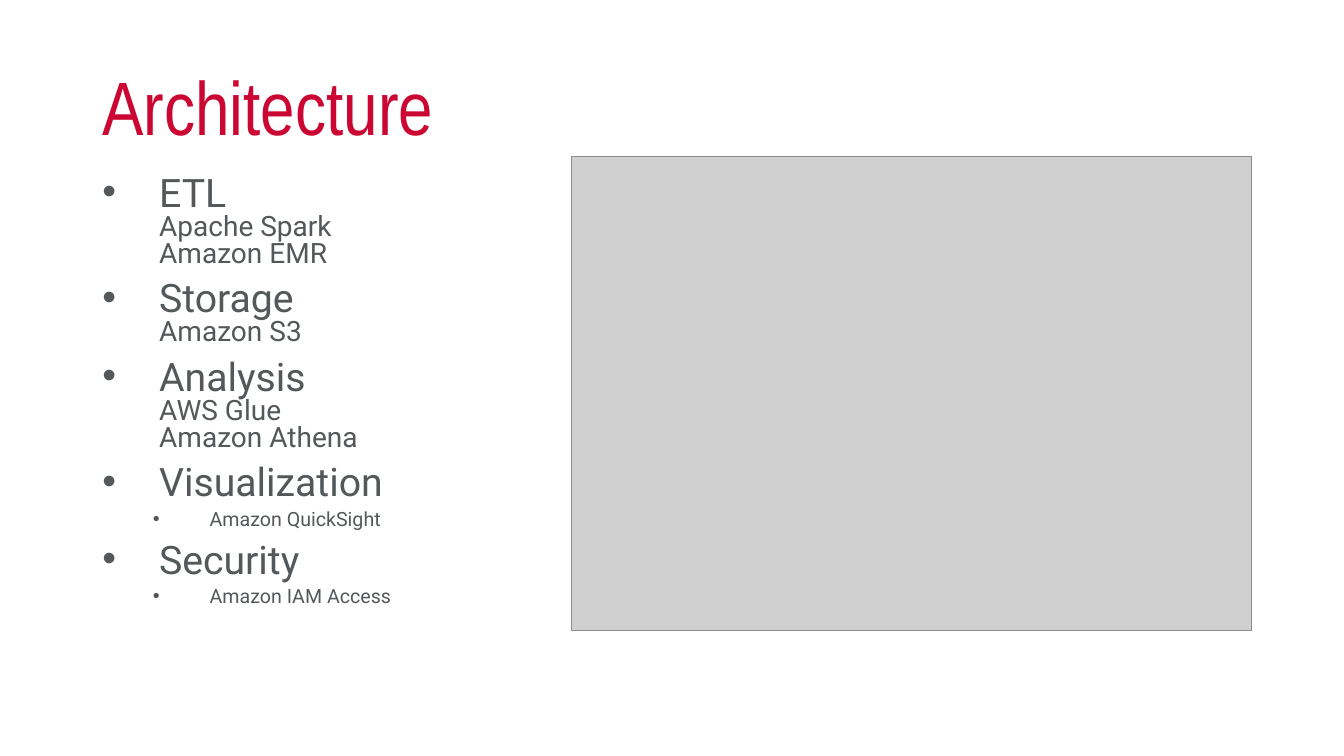
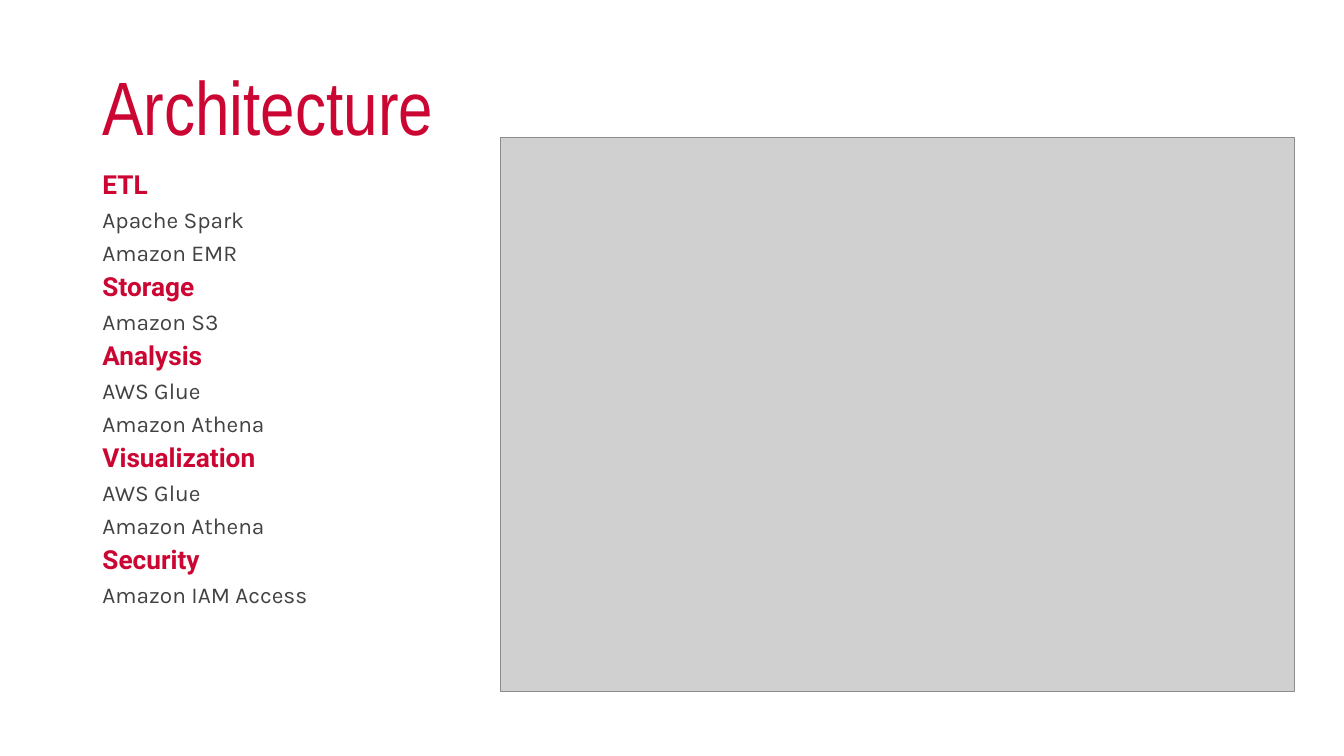
Before and after one commit to ninjeanne/datastorm, a slide deck: slide 5 of report/final_presentation.pptx. Drawn at 1344x756 pixels with LibreOffice and Linux fonts; fonts in the diff are those of the drawing; grey boxes stand for pictures. Boxes give left, top, right and bottom in pixels: in the first picture for what was removed or moved away, otherwise in the second. Text is boxed around its words. In the diff, an @@ line names an element or a change of style, - is before the commit and + after.

```diff
--- a/report/final_presentation.pptx
+++ b/report/final_presentation.pptx
@@ picture: place and size @@
-picture at (572,156,1252,630)
+picture at (500,138,1295,692)
@@ text at (102,175,264,433): text changed; size 20 to 16.1 pt; font Roboto to Karla; text colour #54585A to #424242 @@
-• ETL
-  Apache Spark
-  Amazon EMR
-• Storage
-  Amazon S3
-• Analysis
-  AWS Glue
-  Amazon Athena
+ETL
+Apache Spark
+Amazon EMR
+Storage
+Amazon S3
+Analysis
+AWS Glue
+Amazon Athena
@@ text at (102,447,307,604): size 28 to 18.7 pt, text colour #54585A to #CC0633, bold on in "Visualization", "Security"; size 14 to 16.1 pt, font Roboto to Karla, text colour #54585A to #424242 in "Amazon IAM Access"; bullet • to none; line spacing 0.8 to 0.7; list level 2 to 1 in "Amazon IAM Access" @@
@@ text at (102,485,264,535): text changed; size 14 to 16.1 pt; font Roboto to Karla; text colour #54585A to #424242 @@
-  • Amazon QuickSight
+AWS Glue
+Amazon Athena
```
Also in this commit, not shown: 1 other slide changed, 1 slide added, 1 slide removed.
